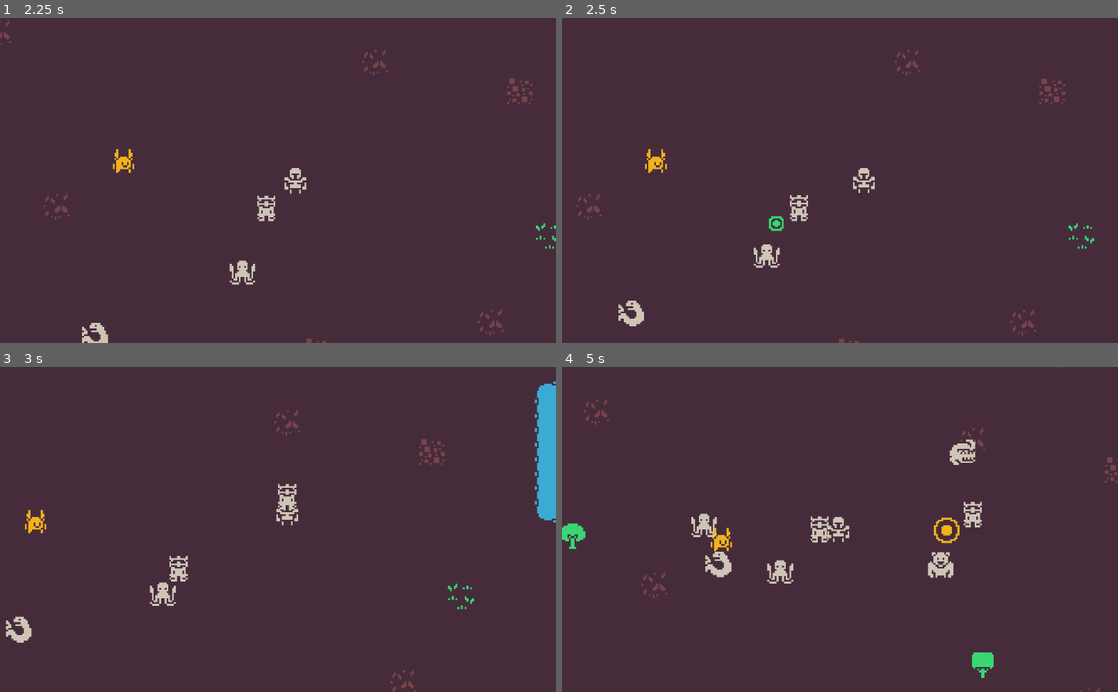
Above: before the commit, frames 1-4 (two rows, left to right).
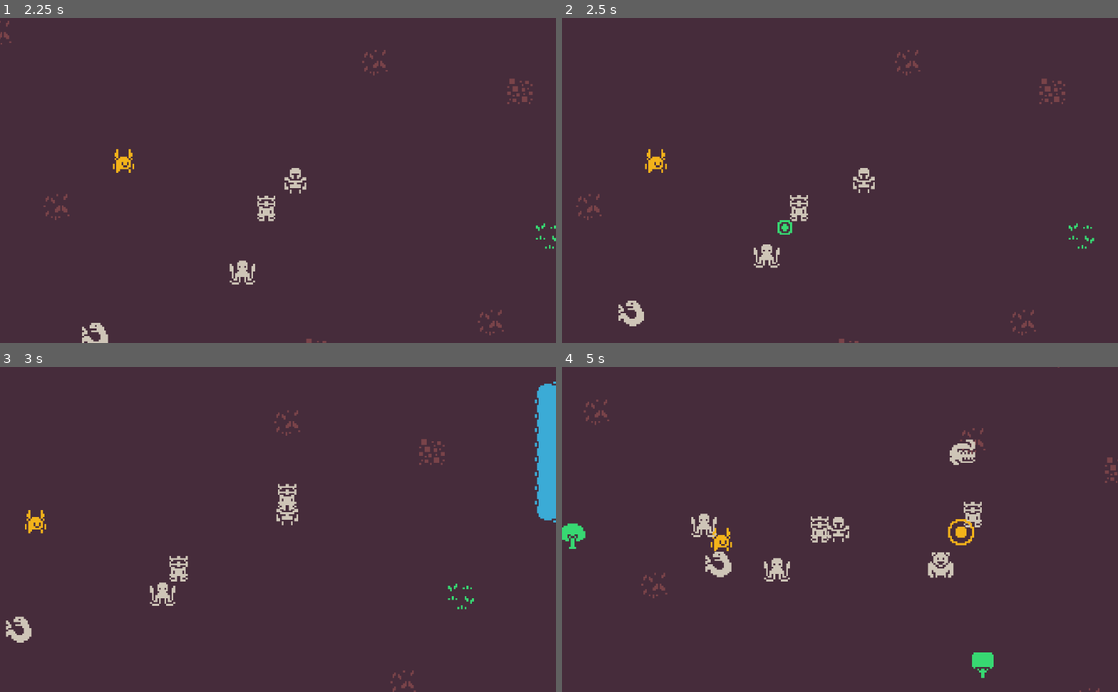
Above: after the commit, the same moments.

Repository: dsg-jam/LD46
Game: Godot game, scene res://assets/scenes/test.tscn
Two runs of this game, one before a commit and one after it. Both use one fixed random seed, a clock stepped at 60 frames per second and the inputs below.
Inputs:
- Up to frame 1 (2.25 s): tap Enter at 0.5 s; hold Right (player_right) 0.53-1.28 s; tap F (player_mine) at 0.6, 2.1 s; hold Down (player_down) 1.28-2.03 s; tap G (player_place_turret) at 1.35 s; hold Right (player_right) from 2.03 s (still down)
- Up to frame 2 (2.5 s): keep holding Right (player_right)
- Up to frame 3 (3 s): release Right (player_right) at 2.78 s; hold Up (player_up) from 2.78 s (still down); tap G (player_place_turret) at 2.85 s
- Up to frame 4 (5 s): release Up (player_up) at 3.53 s; hold Left (player_left) from 3.53 s (still down); tap F (player_mine) at 3.6 s; tap G (player_place_turret) at 4.35 s

Frame 1 is identical in both runs. In frame 2, 0.2% of the frame differs, in the area x 37-42%, y 60-67%; in frame 3, less than 0.1%; in frame 4, 0.5%, in the area x 36-75%, y 46-67%.

Commit message:
Adjusting collision layers

Diff:
--- a/assets/prefabs/Bullet_1.tscn
+++ b/assets/prefabs/Bullet_1.tscn
@@ -7,6 +7,8 @@
 radius = 3.64533
 
 [node name="Bullet" type="KinematicBody2D"]
+collision_layer = 16
+collision_mask = 34
 script = ExtResource( 2 )
 damage = 20
 
--- a/assets/prefabs/Bullet_2.tscn
+++ b/assets/prefabs/Bullet_2.tscn
@@ -8,6 +8,8 @@
 
 [node name="Bullet" type="KinematicBody2D"]
 position = Vector2( 50, 0 )
+collision_layer = 16
+collision_mask = 34
 script = ExtResource( 2 )
 speed = 125
 damage = 25
--- a/assets/prefabs/Bullet_3.tscn
+++ b/assets/prefabs/Bullet_3.tscn
@@ -8,6 +8,8 @@
 
 [node name="Bullet" type="KinematicBody2D"]
 position = Vector2( 50, 0 )
+collision_layer = 16
+collision_mask = 34
 script = ExtResource( 2 )
 speed = 100
 damage = 100
--- a/assets/prefabs/Enemy.tscn
+++ b/assets/prefabs/Enemy.tscn
@@ -11,6 +11,8 @@
 [node name="Enemy" type="KinematicBody2D" groups=[
 "enemies",
 ]]
+collision_layer = 2
+collision_mask = 127
 script = ExtResource( 2 )
 
 [node name="Sprite" type="Sprite" parent="."]
--- a/assets/prefabs/Resource.tscn
+++ b/assets/prefabs/Resource.tscn
@@ -21,6 +21,8 @@
 [node name="StaticBody2D" type="StaticBody2D" parent="." groups=[
 "resources",
 ]]
+collision_layer = 32
+collision_mask = 95
 __meta__ = {
 "_edit_lock_": true
 }
--- a/assets/prefabs/Turret_1.tscn
+++ b/assets/prefabs/Turret_1.tscn
@@ -14,6 +14,8 @@
 "turrets",
 ]]
 position = Vector2( 50, 0 )
+collision_layer = 8
+collision_mask = 103
 script = ExtResource( 2 )
 health = 150
 upgrade_cost = {
--- a/assets/prefabs/Turret_2.tscn
+++ b/assets/prefabs/Turret_2.tscn
@@ -14,6 +14,8 @@
 "turrets",
 ]]
 position = Vector2( 50, 0 )
+collision_layer = 8
+collision_mask = 103
 script = ExtResource( 2 )
 health = 200
 level = 2
--- a/assets/prefabs/Turret_3.tscn
+++ b/assets/prefabs/Turret_3.tscn
@@ -14,6 +14,8 @@
 "turrets",
 ]]
 position = Vector2( 50, 0 )
+collision_layer = 8
+collision_mask = 103
 script = ExtResource( 2 )
 health = 250
 level = 3
--- a/assets/scenes/test.tscn
+++ b/assets/scenes/test.tscn
@@ -26,6 +26,8 @@
 cell_size = Vector2( 16, 16 )
 compatibility_mode = true
 collision_use_kinematic = true
+collision_layer = 64
+collision_mask = 111
 format = 1
 tile_data = PoolIntArray( -1179680, 0, 0, -1179679, 0, 0, -1179678, 0, 0, -1179677, 0, 0, -1179676, 0, 0, -1179675, 0,  …(35211 unchanged characters)…
 __meta__ = {
@@ -42,6 +44,8 @@
 
 [node name="Companion" type="KinematicBody2D" parent="."]
 position = Vector2( -19, -3 )
+collision_layer = 4
+collision_mask = 67
 script = ExtResource( 7 )
 
 [node name="AnimatedSprite" type="AnimatedSprite" parent="Companion"]
@@ -64,6 +68,7 @@
 }
 
 [node name="Player" type="KinematicBody2D" parent="."]
+collision_mask = 110
 script = ExtResource( 1 )
 
 [node name="Camera2D" type="Camera2D" parent="Player"]
--- a/project.godot
+++ b/project.godot
@@ -61,6 +61,16 @@
  ]
 }
 
+[layer_names]
+
+2d_physics/layer_1="player"
+2d_physics/layer_2="enemies"
+2d_physics/layer_3="companion"
+2d_physics/layer_4="turrets"
+2d_physics/layer_5="bullets"
+2d_physics/layer_6="resources"
+2d_physics/layer_7="map"
+
 [rendering]
 
 quality/2d/use_pixel_snap=true
